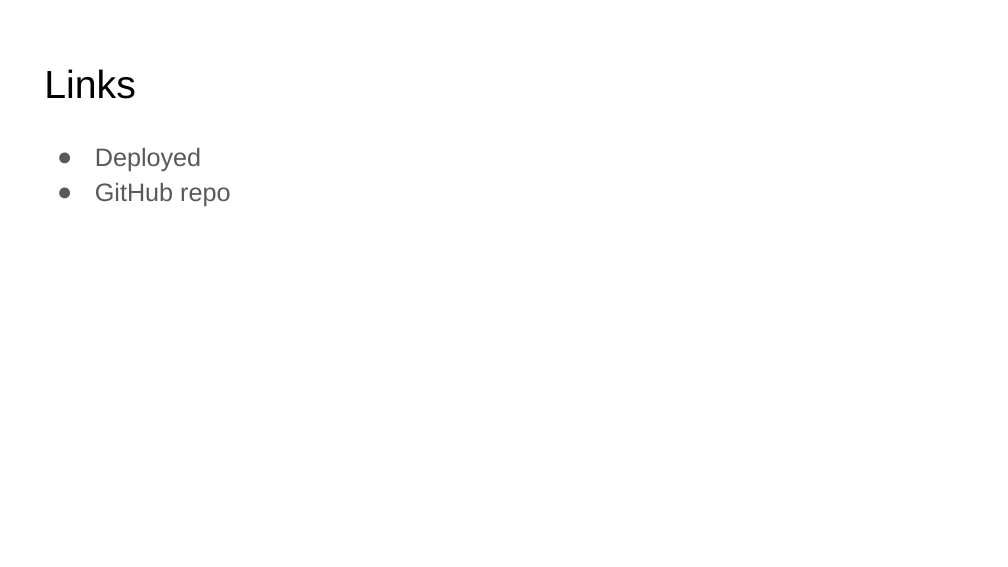
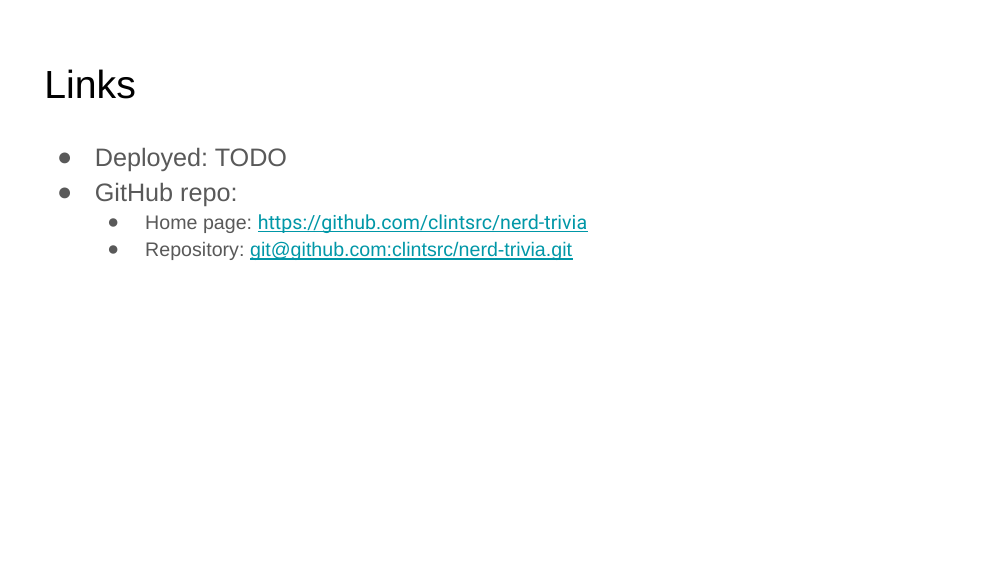
Before and after one commit to clintsrc/nerd-trivia, a slide deck: slide 7 of assets/slides/Project Presentation.pptx. Drawn at 1008x567 pixels with LibreOffice and Linux fonts; fonts in the diff are those of the drawing. Boxes give left, top, right and bottom in pixels: in the first picture for what was removed or moved away, otherwise in the second. Text is boxed around its words. In the diff, an @@ line names an element or a change of style, - is before the commit and + after.

```diff
--- a/assets/slides/Project Presentation.pptx
+++ b/assets/slides/Project Presentation.pptx
@@ text at (95,147,587,260): text changed; size 18 to 14 pt; text colour #595959 to #0097A7 @@
-● Deployed
-● GitHub repo
+● Deployed: TODO
+● GitHub repo:
+  ● Home page: https://github.com/clintsrc/nerd-trivia
+  ● Repository: git@github.com:clintsrc/nerd-trivia.git
```
Also in this commit, not shown: 3 other slides changed, 1 slide added, 1 slide removed.
